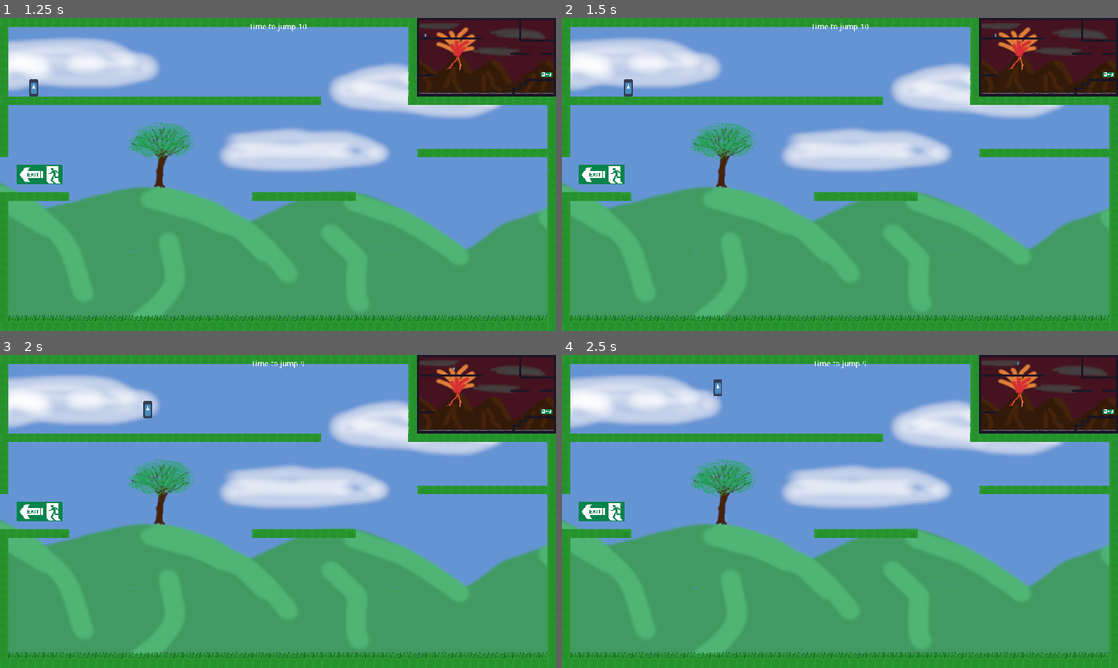
Above: before the commit, frames 1-4 (two rows, left to right).
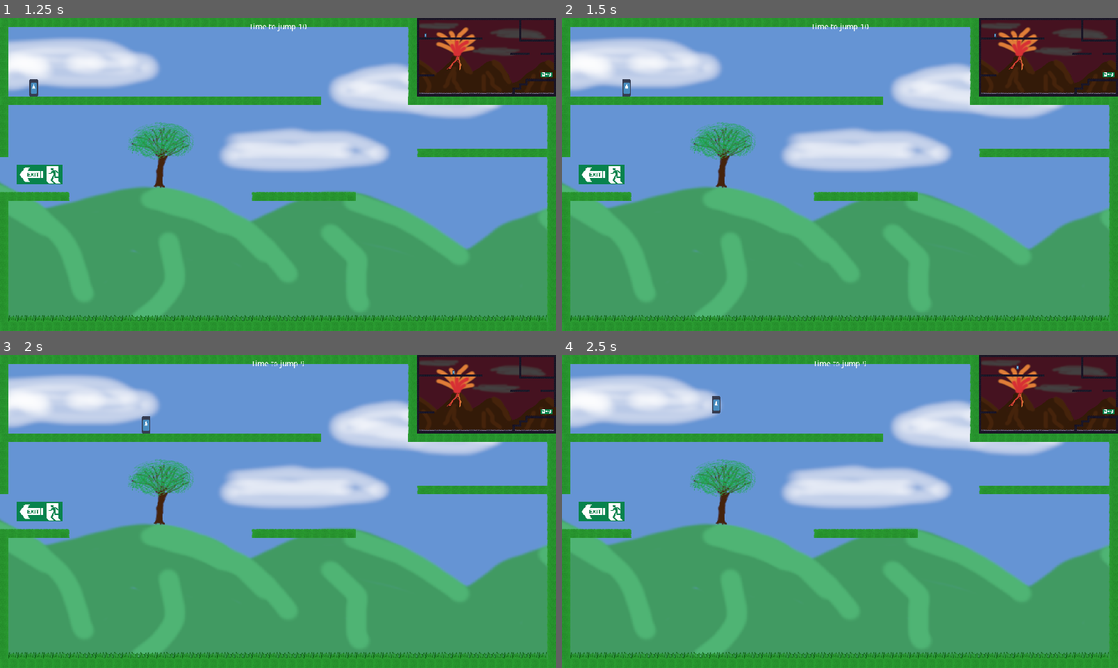
Above: after the commit, the same moments.

Repository: DanCorder/LudumDare51
Game: Godot game, scene res://Menu.tscn
Same seed, same stepped clock (60 frames per second), same inputs: the game is played once before the commit and once after it. The engine's default icon, where the game draws it, is replaced by a stand-in: a white triangle on a blue panel in a dark square. Sound files missing from this copy of the repository are replaced by a short silence.
Inputs:
- Up to frame 1 (1.25 s): click "Start" at 0.5 s
- Up to frame 2 (1.5 s): tap Enter at 1.25 s; hold D (move_right) from 1.28 s (still down)
- Up to frame 3 (2 s): keep holding D (move_right); tap Space (jump) at 1.52 s
- Up to frame 4 (2.5 s): release D (move_right) at 2.03 s; hold S (move_down) from 2.03 s (still down); tap Space (jump) at 2.27 s

Frame 1 is identical in both runs. In frame 2, less than 0.1% of the frame differs, in the area x 10-79%, y 5-26%; in frame 3, 0.2%; in frame 4, 0.2%, in the area x 27-83%, y 2-19%.

Commit message:
Change char values

Diff:
--- a/CharacterController.gd
+++ b/CharacterController.gd
@@ -7,9 +7,9 @@
 const SHORT_HOP_MULTIPLIER = 0.7;
 const MAX_FALL_SPEED = 1500.0;
 
-const JUMP_HEIGHT = 200.0;
+const JUMP_HEIGHT = 100.0;
 const JUMP_VELOCITY = -sqrt(2.0 * GRAVITY * JUMP_HEIGHT);
-const RUN_ACCELERATION = 20000
+const RUN_ACCELERATION = 8000
 const WALK_SPEED = 300.0;
 const JUMP_BUFFER_DURATION = 0.1;
 const COYOTE_BUFFER_DURATION = 0.05;
